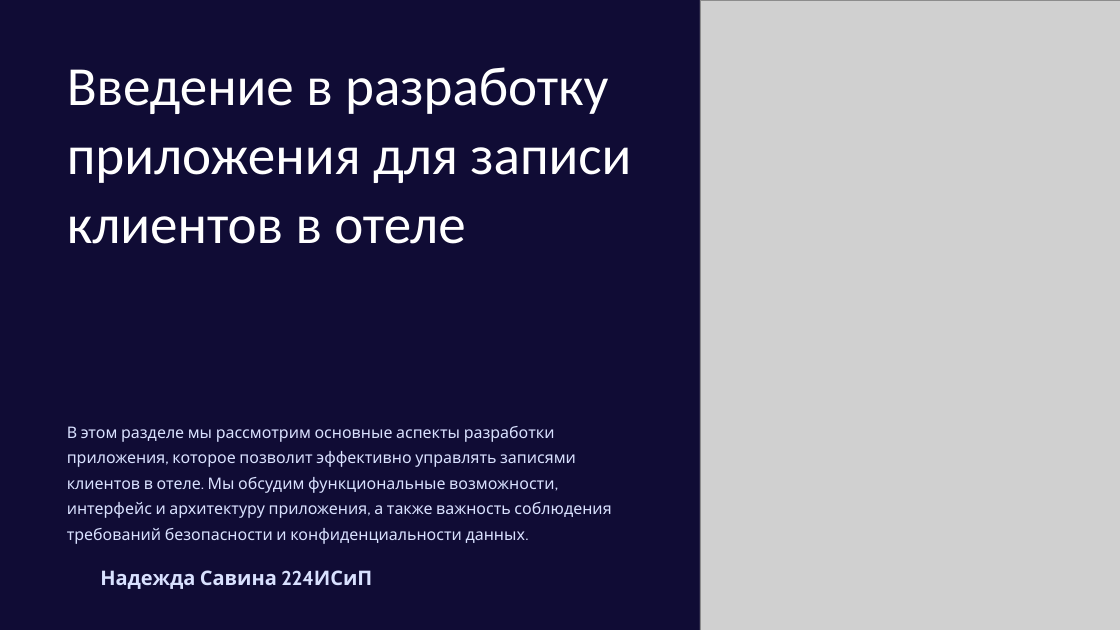
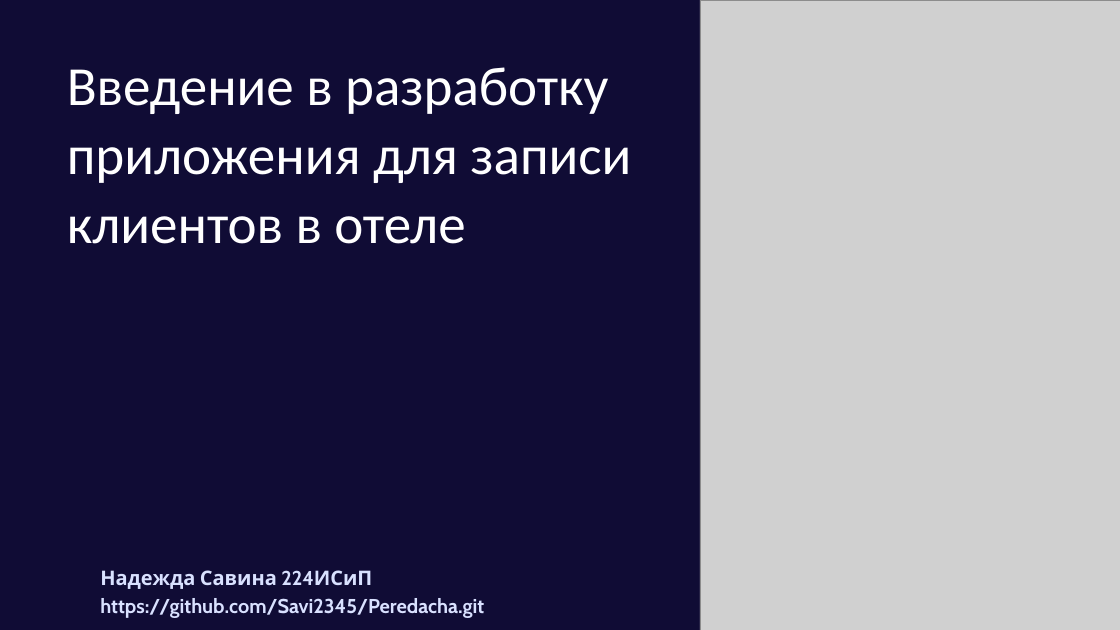
Before and after one commit to Savi2345/Peredacha, a slide deck: slide 1 of Vvedenie-v-razrabotku-prilozheniya-dlya-zapisi-klientov-v-otele.pptx. Drawn at 1120x630 pixels with LibreOffice and Linux fonts; fonts in the diff are those of the drawing; grey boxes stand for pictures. Boxes give left, top, right and bottom in pixels: in the first picture for what was removed or moved away, otherwise in the second. Text is boxed around its words. In the diff, an @@ line names an element or a change of style, - is before the commit and + after.

```diff
--- a/Vvedenie-v-razrabotku-prilozheniya-dlya-zapisi-klientov-v-otele.pptx
+++ b/Vvedenie-v-razrabotku-prilozheniya-dlya-zapisi-klientov-v-otele.pptx
@@ text removed at (x1=67, y1=426, x2=611, y2=544) @@
-В этом разделе мы рассмотрим основные аспекты разработки приложения, которое позволит эффективно управлять записями клиентов в отеле. Мы обсудим функциональные возможности, интерфейс и архитектуру приложения, а также важность соблюдения требований безопасности и конфиденциальности данных.
@@ text at (x1=100, y1=598, x2=484, y2=618): paragraph added @@
+https://github.com/Savi2345/Peredacha.git
```
Also in this commit, not shown: 3 other slides changed, 2 slides added, 5 slides removed.
